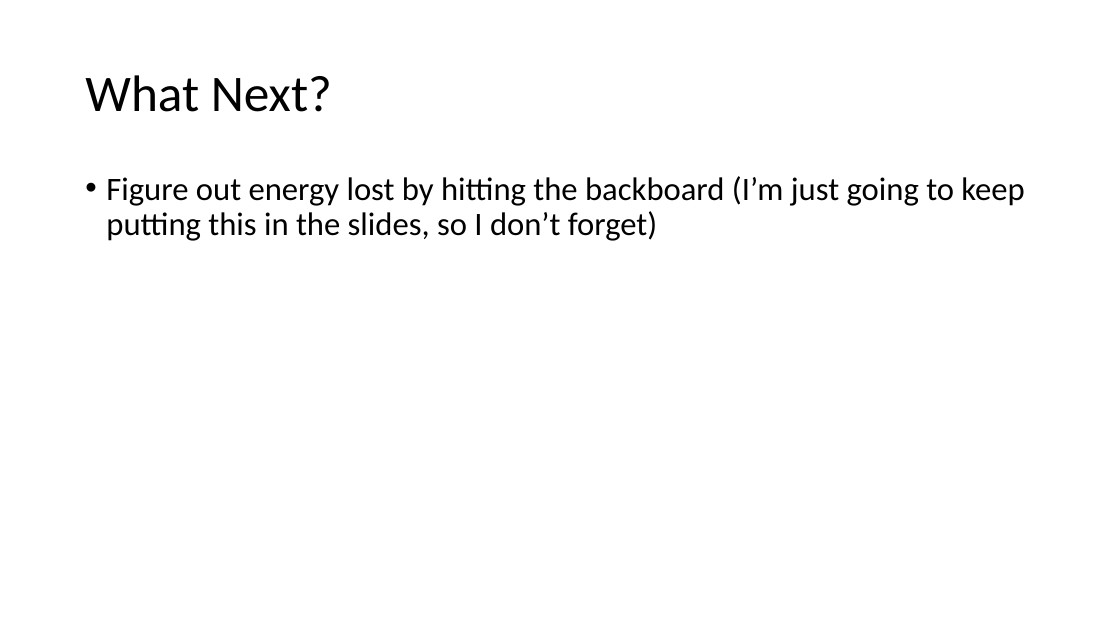
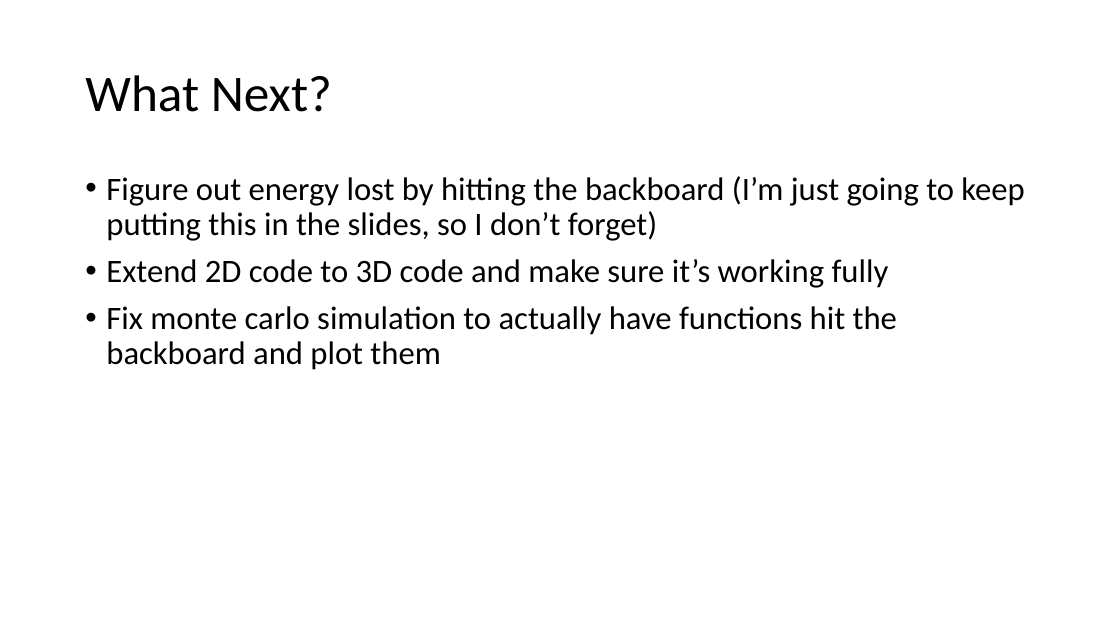
Before and after one commit to cawelch/hoop-never-misses, a slide deck: slide 5 of Weekly Presentations/Week 4.pptx (slide 6 before the commit). Drawn at 1120x630 pixels with LibreOffice and Linux fonts; fonts in the diff are those of the drawing. Boxes give left, top, right and bottom in pixels: in the first picture for what was removed or moved away, otherwise in the second. Text is boxed around its words. In the diff, an @@ line names an element or a change of style, - is before the commit and + after.

Commit message:
Trying to fix monte_carlo for one optimal backboard angle

```diff
--- a/Weekly Presentations/Week 4.pptx
+++ b/Weekly Presentations/Week 4.pptx
@@ text at [106, 259, 897, 370]: paragraphs added @@
+• Extend 2D code to 3D code and make sure it’s working fully
+• Fix monte carlo simulation to actually have functions hit the backboard and plot them
```
Also in this commit, not shown: 2 other slides changed, 1 slide removed, 3 other files.
